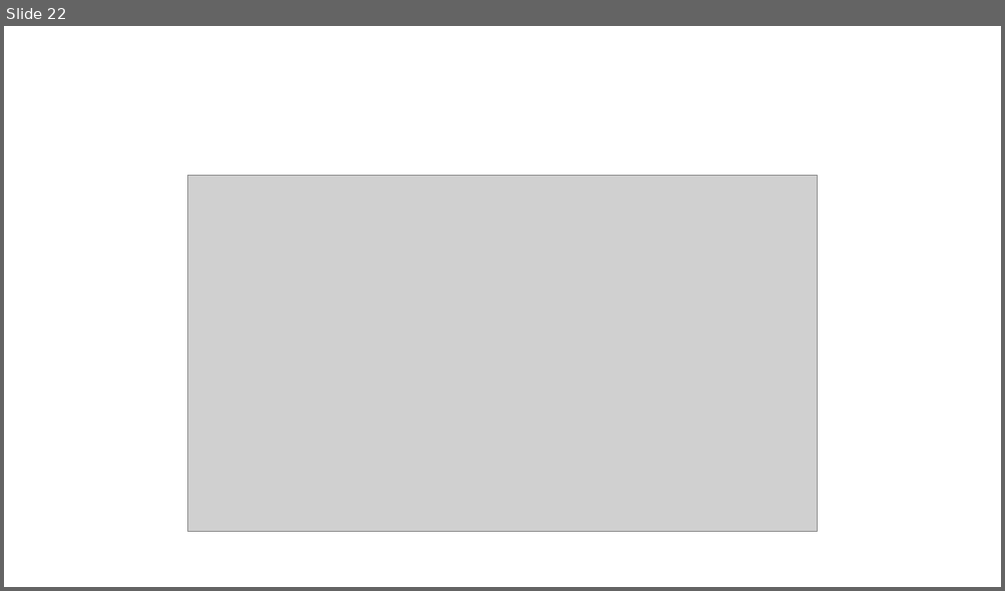
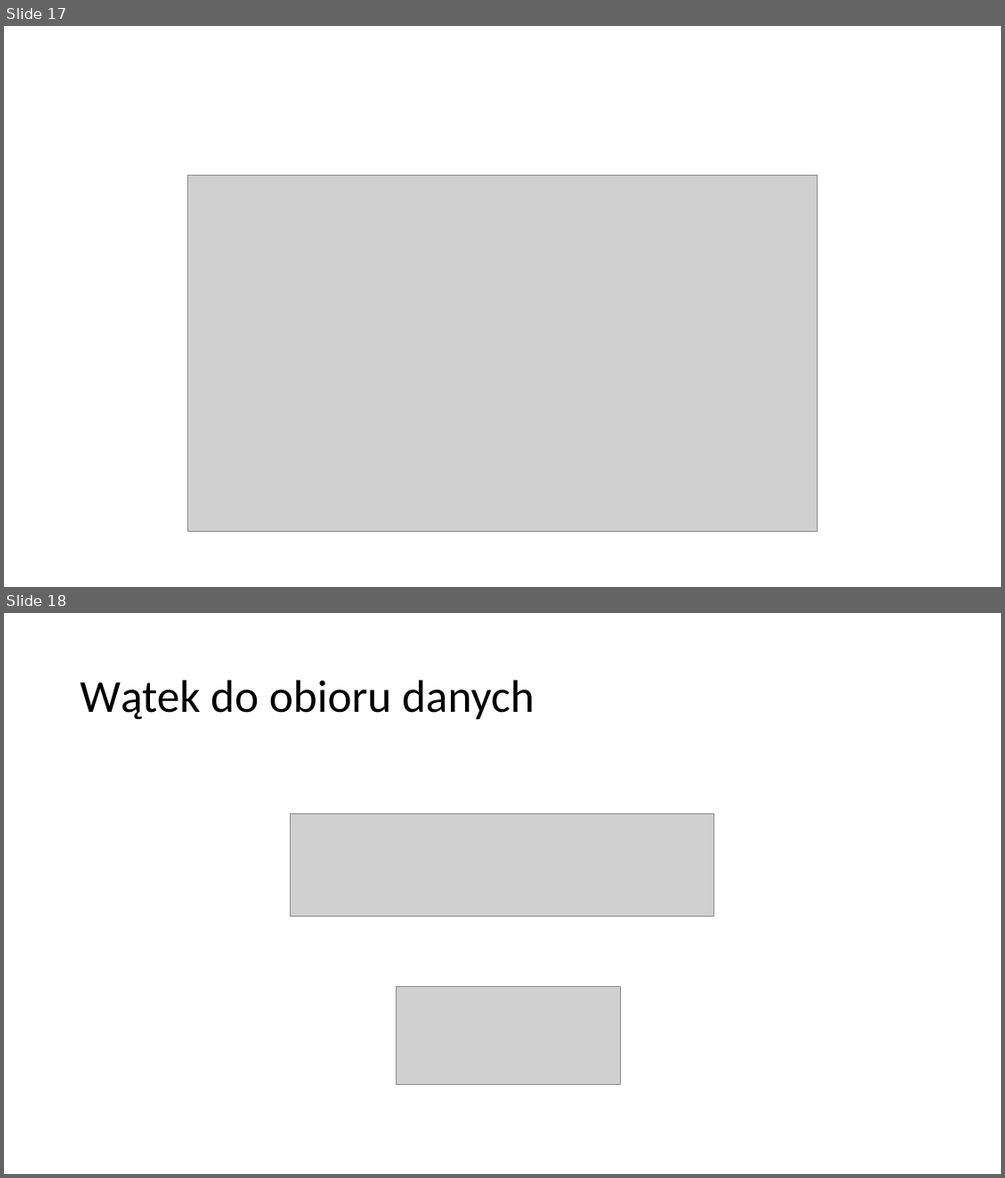
Before and after one commit to oskop123/Trading_Bot, a slide deck: presentation/JPWP.pptx. Shown one above the other, each under a label of ours: slide 22 before the commit, slides 17 and 18 after it. The pictures are 1005x591 and 1005x1178 pixels, drawn with LibreOffice and Linux fonts; fonts in the diff are those of the drawing; grey boxes stand for pictures. Boxes give left, top, right and bottom in pixels: in the first picture for what was removed or moved away, otherwise in the second. Text is boxed around its words. In the diff, an @@ line names an element or a change of style, - is before the commit and + after.

```diff
--- a/presentation/JPWP.pptx
+++ b/presentation/JPWP.pptx
@@ slide 18 added at (x1=4, y1=613, x2=1001, y2=1174), background #FFFFFF @@
@@ title added at (x1=80, y1=680, x2=534, y2=720), 44 pt, text #000000 @@
+Wątek do obioru danych
@@ picture added at (x1=291, y1=813, x2=714, y2=916) @@
@@ picture added at (x1=396, y1=986, x2=621, y2=1084) @@
@@ what was slide 22 is now slide 17 @@
```
Also in this commit, not shown: 3 slides changed, 11 other slides added, 18 slides removed.
